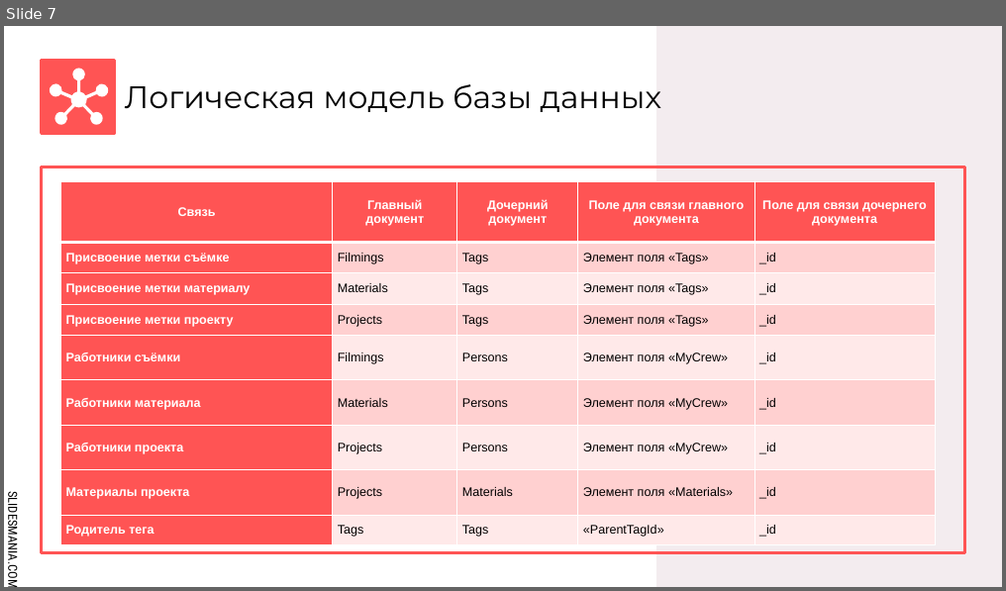
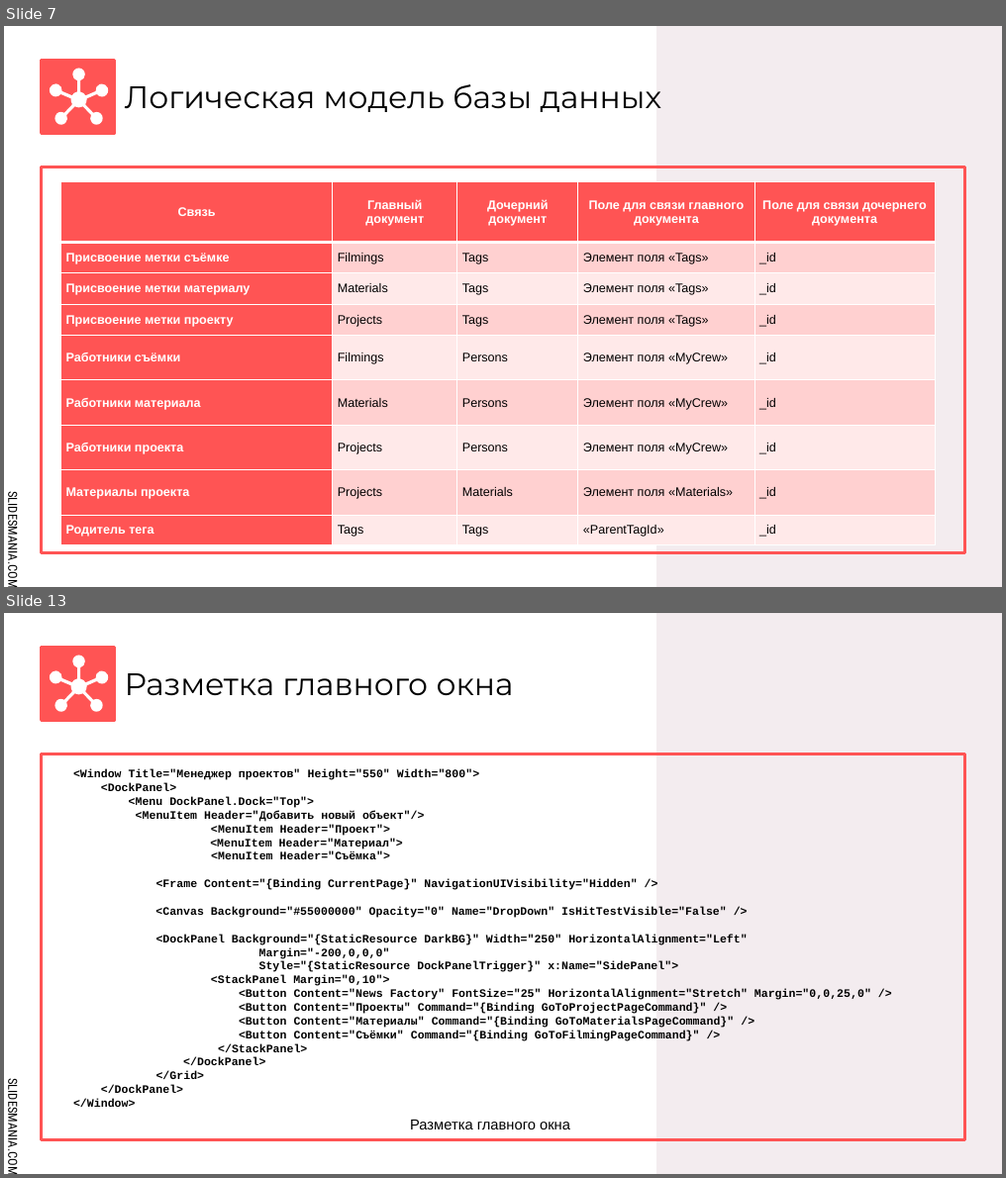
Before and after one commit to IvanLink-py/CourseWork-2023, a slide deck: Защита/Презентация.pptx. Shown one above the other, each under a label of ours: slide 7 before the commit, slides 7 and 13 after it; the slides between them are not shown. The pictures are 1006x591 and 1006x1178 pixels, drawn with LibreOffice and Linux fonts; fonts in the diff are those of the drawing. Boxes give left, top, right and bottom in pixels: in the first picture for what was removed or moved away, otherwise in the second. Text is boxed around its words. In the diff, an @@ line names an element or a change of style, - is before the commit and + after.

```diff
--- a/Защита/Презентация.pptx
+++ b/Защита/Презентация.pptx
@@ slide 13 added at [4,613,1002,1174], background #FFFFFF; not listed: 4 template elements that a slide beside it also shows @@
@@ freeform shape added at [49,655,110,712], fill #FFFFFF @@
@@ title added at [125,673,514,695], 30 pt, text #000000 @@
+Разметка главного окна
@@ text added at [73,769,871,1107], 11 pt, text #000000, bold @@
+<Window Title="Менеджер проектов" Height="550" Width="800">
+<DockPanel>
+<Menu DockPanel.Dock="Top">
+<MenuItem Header="Добавить новый объект"/>
+<MenuItem Header="Проект">
+<MenuItem Header="Материал">
+<MenuItem Header="Съёмка">
+<Frame Content="{Binding CurrentPage}" NavigationUIVisibility="Hidden" />
+<Canvas Background="#55000000" Opacity="0" Name="DropDown" IsHitTestVisible="False" />
+<DockPanel Background="{StaticResource DarkBG}" Width="250" HorizontalAlignment="Left"
+Margin="-200,0,0,0"
+Style="{StaticResource DockPanelTrigger}" x:Name="SidePanel">
+<StackPanel Margin="0,10">
+<Button Content="News Factory" FontSize="25" HorizontalAlignment="Stretch" Margin="0,0,25,0" />
+<Button Content="Проекты" Command="{Binding GoToProjectPageCommand}" />
+<Button Content="Материалы" Command="{Binding GoToMaterialsPageCommand}" />
+<Button Content="Съёмки" Command="{Binding GoToFilmingPageCommand}" />
+</StackPanel>
+</DockPanel>
+</Grid>
+</DockPanel>
+</Window>
@@ text added at [410,1120,570,1130], 14 pt, text #000000 @@
+Разметка главного окна
```
Also in this commit, not shown: 1 slide changed, 6 other slides added, 6 slides removed, 2 other files.
